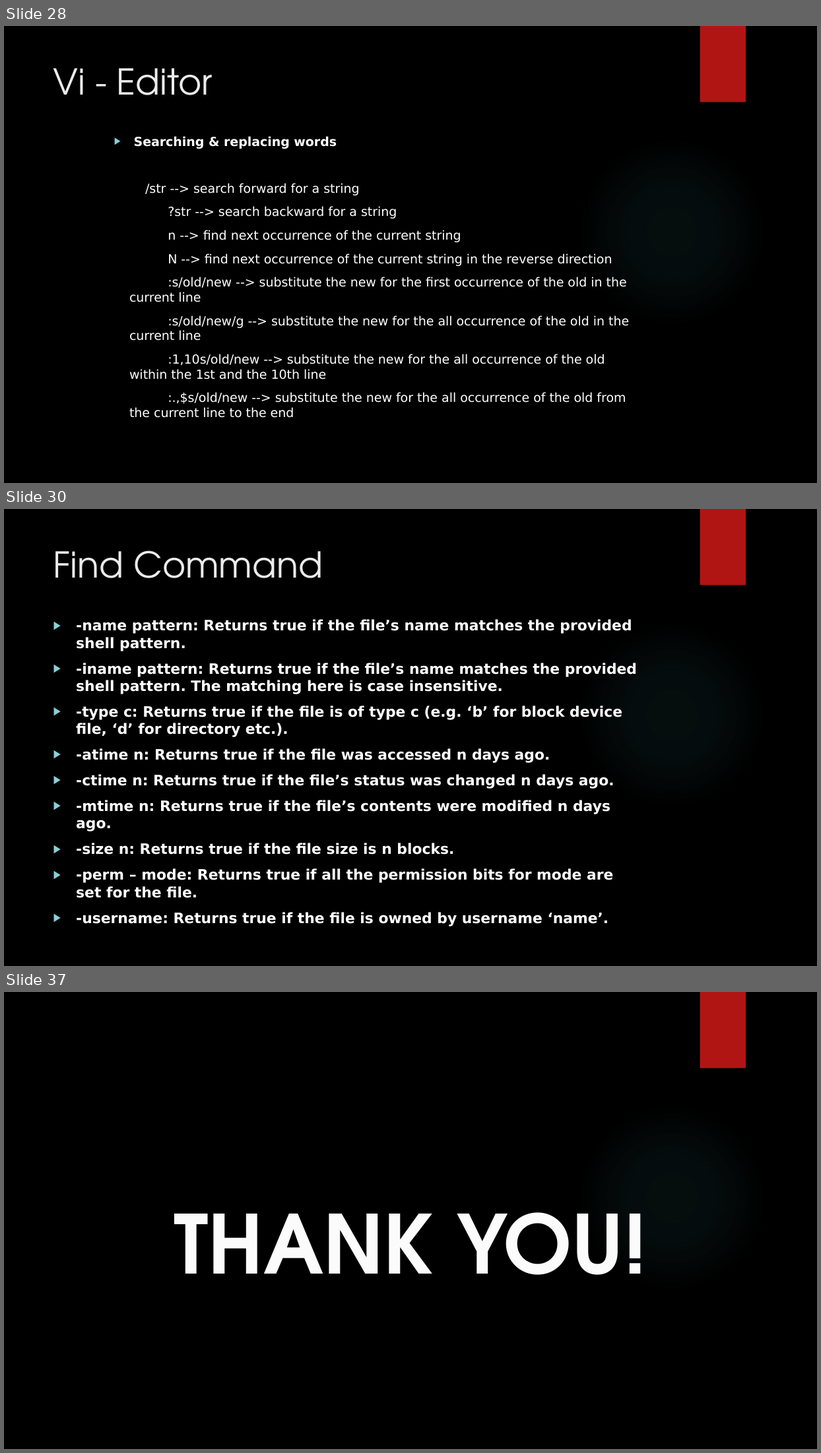
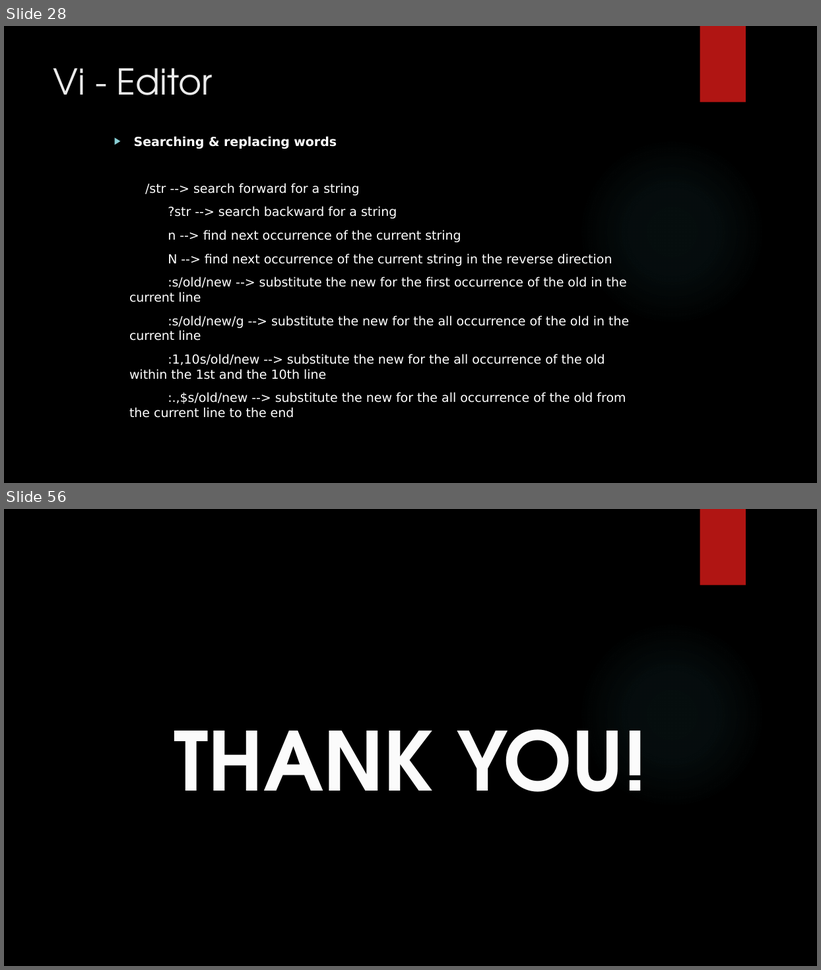
Before and after one commit to RaghulRameshTrainer/mobily_infotech, a slide deck: UnixShellScripting.pptx. Shown one above the other, each under a label of ours: slides 28, 30 and 37 before the commit, slides 28 and 56 after it; the slides between them are not shown. The pictures are 821x1453 and 821x970 pixels, drawn with LibreOffice and Linux fonts; fonts in the diff are those of the drawing; background and template pictures are left out. Boxes give left, top, right and bottom in pixels: in the first picture for what was removed or moved away, otherwise in the second. Text is boxed around its words. In the diff, an @@ line names an element or a change of style, - is before the commit and + after.

Commit message:
Day6

```diff
--- a/UnixShellScripting.pptx
+++ b/UnixShellScripting.pptx
@@ slide 30 removed at <box>4,509,817,966</box>, background picture (left out); not listed: 2 template elements that a slide beside it also shows @@
@@ title removed at <box>54,551,323,578</box> @@
-Find Command
@@ text removed at <box>76,619,637,898</box> @@
-▶ -name pattern: Returns true if the file’s name matches the provided shell pattern.
-▶ -iname pattern: Returns true if the file’s name matches the provided shell pattern. The matching here is case insensitive.
-▶ -type c: Returns true if the file is of type c (e.g. ‘b’ for block device file, ‘d’ for directory etc.).
-▶ -atime n: Returns true if the file was accessed n days ago.
-▶ -ctime n: Returns true if the file’s status was changed n days ago.
-▶ -mtime n: Returns true if the file’s contents were modified n days ago.
-▶ -size n: Returns true if the file size is n blocks.
-▶ -perm – mode: Returns true if all the permission bits for mode are set for the file.
-▶ -username: Returns true if the file is owned by username ‘name’.
@@ what was slide 37 is now slide 56 @@
```
Also in this commit, not shown: 1 slide changed, 26 slides added, 6 other slides removed.
